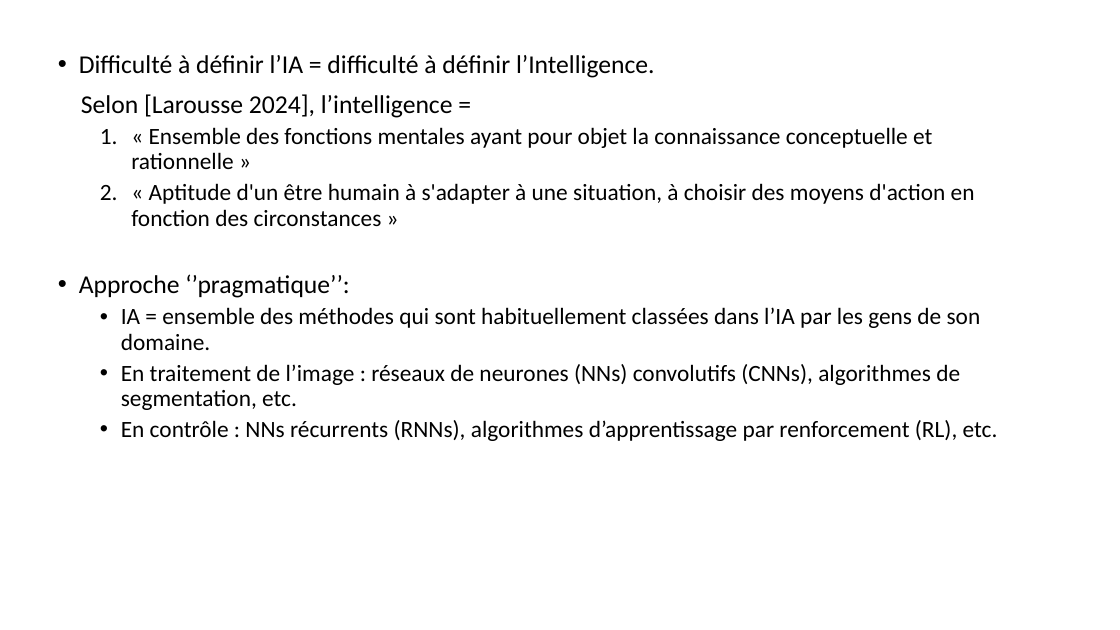
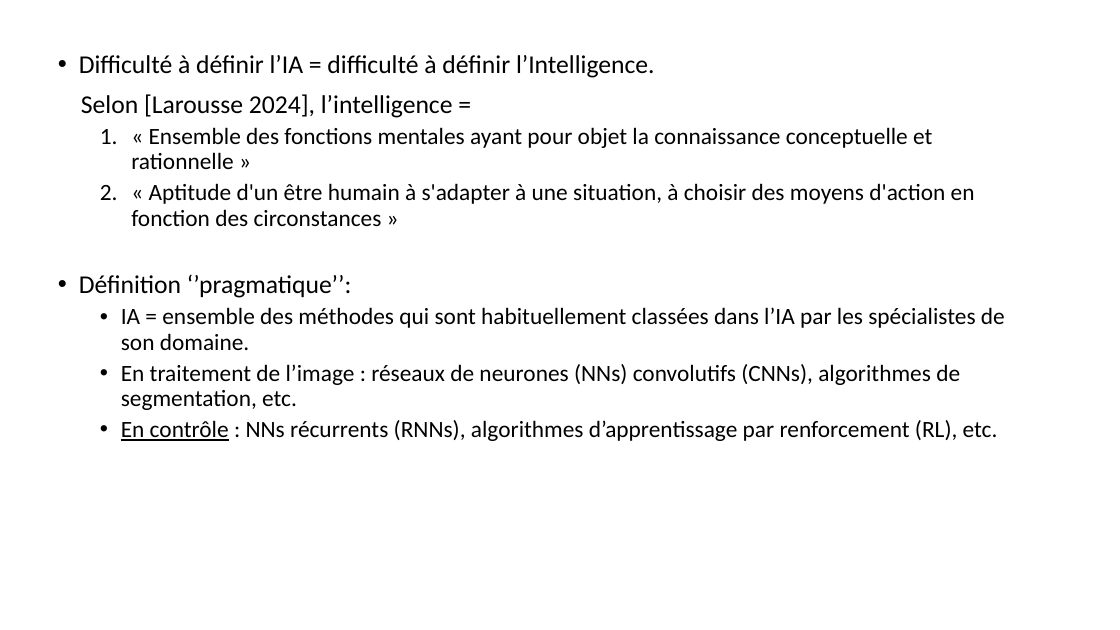
Before and after one commit to jolindien-git/jolindien-git.github.io, a slide deck: slide 5 of Intelligence Artificielle et Analyse de donnees.pptx. Drawn at 1120x630 pixels with LibreOffice and Linux fonts; fonts in the diff are those of the drawing. Boxes give left, top, right and bottom in pixels: in the first picture for what was removed or moved away, otherwise in the second. Text is boxed around its words. In the diff, an @@ line names an element or a change of style, - is before the commit and + after.

```diff
--- a/Intelligence Artificielle et Analyse de donnees.pptx
+++ b/Intelligence Artificielle et Analyse de donnees.pptx
@@ text at box(79, 274, 1005, 350): text changed @@
-• Approche ‘’pragmatique’’:
-  • IA = ensemble des méthodes qui sont habituellement classées dans l’IA par les gens de son domaine.
+• Définition ‘’pragmatique’’:
+  • IA = ensemble des méthodes qui sont habituellement classées dans l’IA par les spécialistes de son domaine.
@@ text at box(121, 420, 998, 441): underline on in "En contrôle" @@
```
Also in this commit, not shown: 7 other slides changed, 5 slides added, 3 slides removed.
